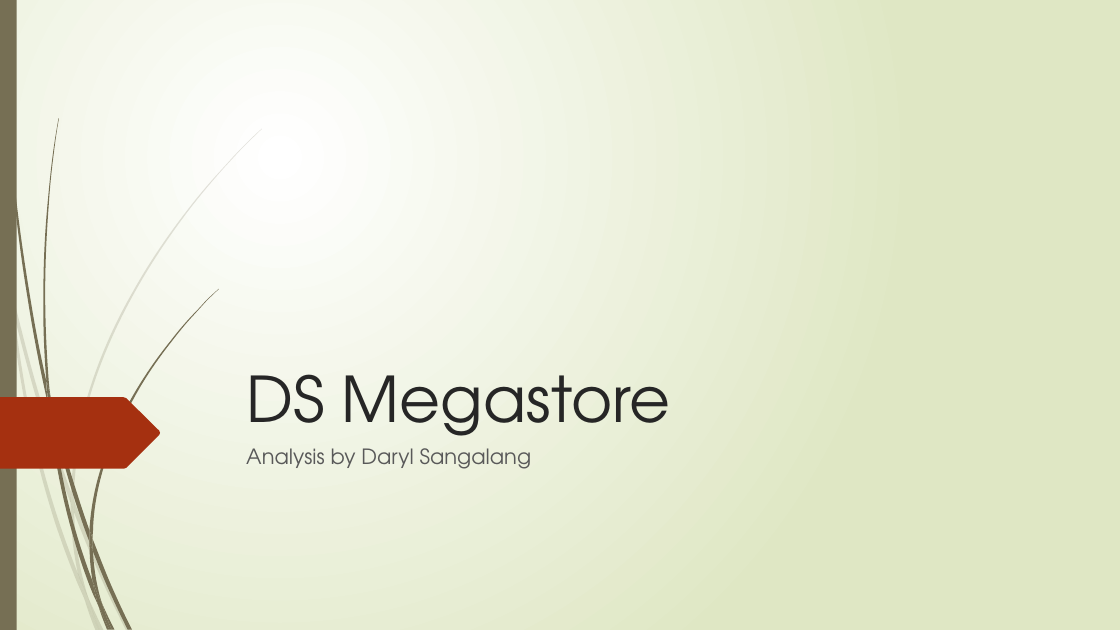
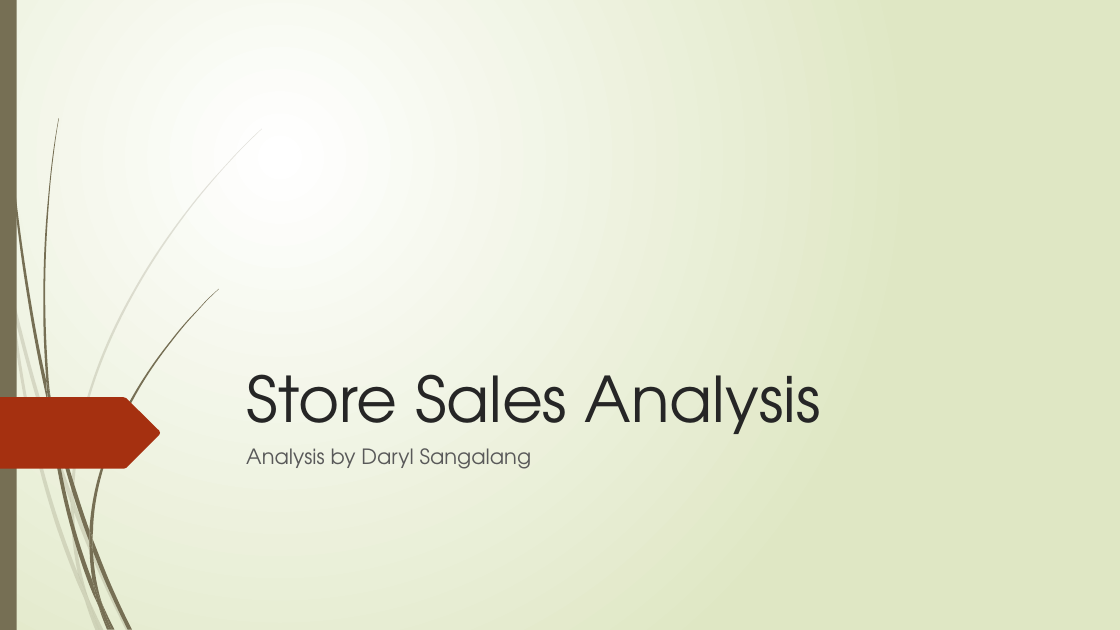
Before and after one commit to daryl-san/Online-Sales, a slide deck: slide 1 of Analysis/Store Sales Analysis presentation.pptx. Drawn at 1120x630 pixels with LibreOffice and Linux fonts; fonts in the diff are those of the drawing. Boxes give left, top, right and bottom in pixels: in the first picture for what was removed or moved away, otherwise in the second. Text is boxed around its words. In the diff, an @@ line names an element or a change of style, - is before the commit and + after.

Commit message:
Finalizing Powerpoint of Analysis
Finalised the powerpoint covering the analysis, data visualization and measures, and provided recommendation to address sale weakpoints backed by data and reasoning.

```diff
--- a/Analysis/Store Sales Analysis presentation.pptx
+++ b/Analysis/Store Sales Analysis presentation.pptx
@@ title at [246, 374, 821, 451]: text changed @@
-DS Megastore
+Store Sales Analysis
```
Also in this commit, not shown: 2 other slides changed, 2 slides added.
